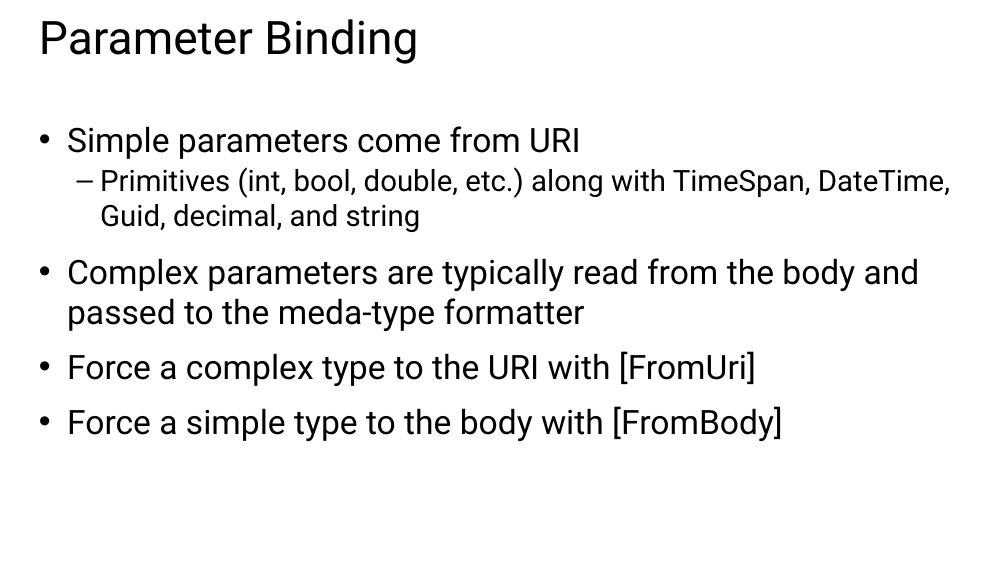
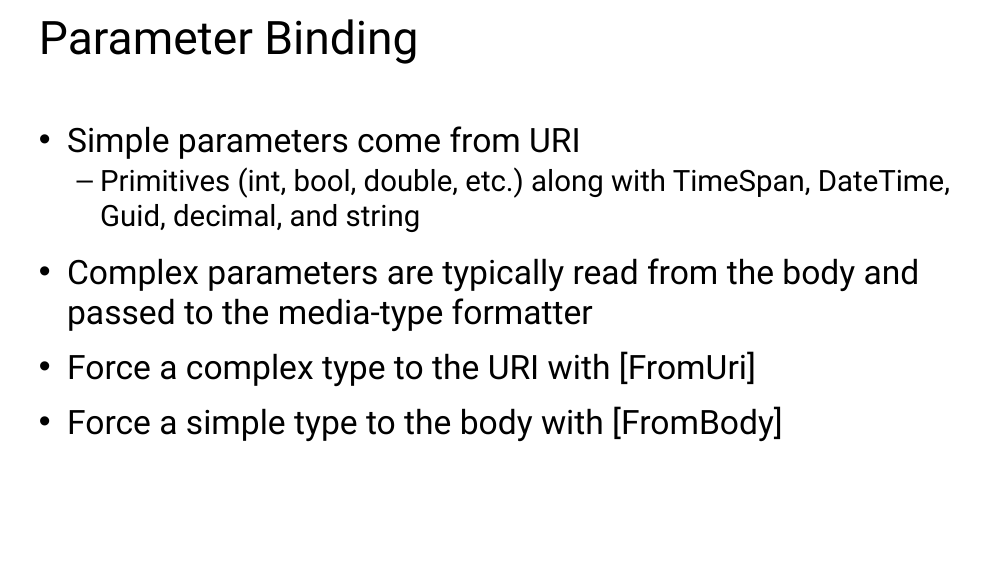
Before and after one commit to HydAu/GeekTrainer_WebAPI, a slide deck: slide 4 of Slides/Module 6 - Web API Advanced Design.pptx. Drawn at 1008x567 pixels with LibreOffice and Linux fonts; fonts in the diff are those of the drawing. Boxes give left, top, right and bottom in pixels: in the first picture for what was removed or moved away, otherwise in the second. Text is boxed around its words. In the diff, an @@ line names an element or a change of style, - is before the commit and + after.

Commit message:
Tweaks to slides

```diff
--- a/Slides/Module 6 - Web API Advanced Design.pptx
+++ b/Slides/Module 6 - Web API Advanced Design.pptx
@@ text at box(67, 258, 920, 331): text changed @@
-• Complex parameters are typically read from the body and passed to the meda-type formatter
+• Complex parameters are typically read from the body and passed to the media-type formatter
```
Also in this commit, not shown: 2 other slides changed.
